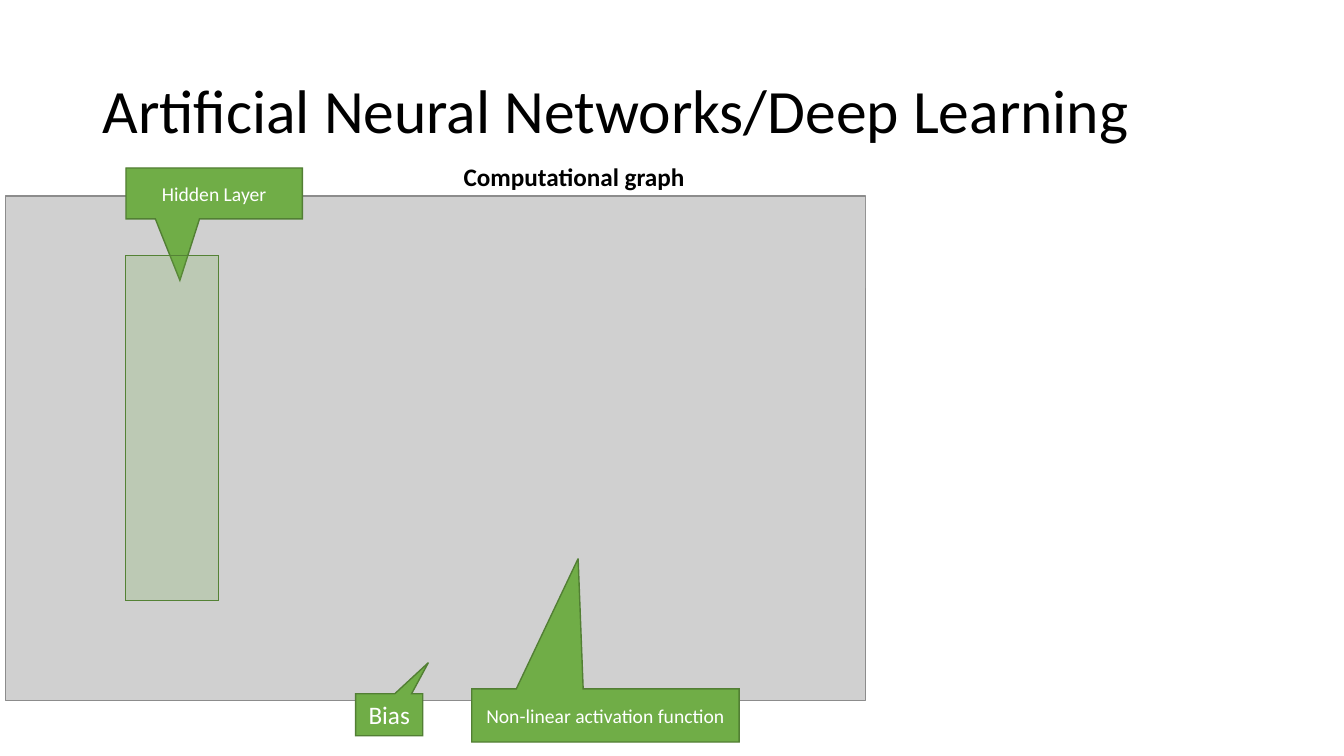
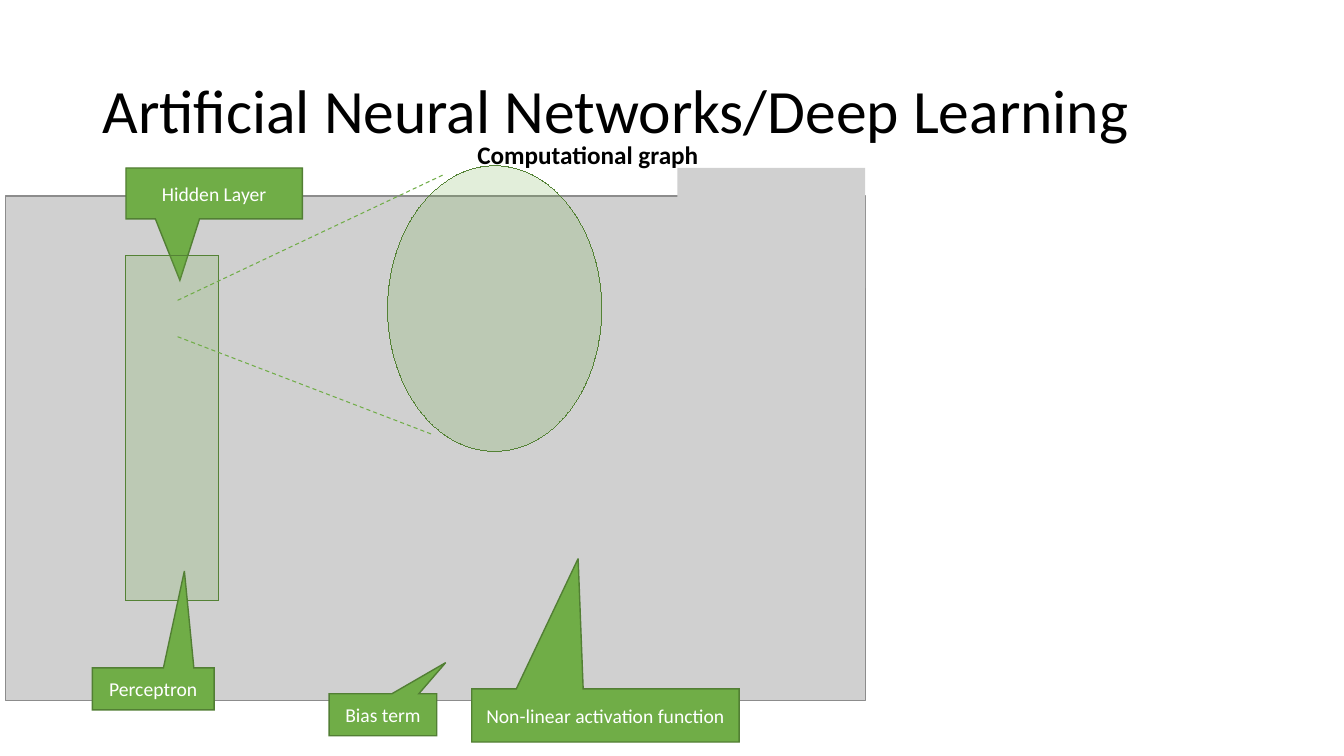
Before and after one commit to mhahsler/CS7320-AI, a slide deck: slide 28 of slides/19_ML_intro.pptx. Drawn at 1344x756 pixels with LibreOffice and Linux fonts; fonts in the diff are those of the drawing; grey boxes stand for pictures. Boxes give left, top, right and bottom in pixels: in the first picture for what was removed or moved away, otherwise in the second. Text is boxed around its words. In the diff, an @@ line names an element or a change of style, - is before the commit and + after.

```diff
--- a/slides/19_ML_intro.pptx
+++ b/slides/19_ML_intro.pptx
@@ text "Computational graph" moved from (x1=464, y1=168, x2=685, y2=191) to (x1=477, y1=146, x2=698, y2=170) @@
@@ line added from (177, 300) to (444, 174), #70AD47 0.75 pt dashed @@
@@ ellipse added at (x1=388, y1=165, x2=602, y2=451), fill #70AD47 at 20% opacity, outline #548235 0.75 pt @@
@@ picture resized from (x1=678, y1=198, x2=865, y2=288) to (x1=678, y1=168, x2=865, y2=288) @@
@@ line added from (177, 337) to (434, 436), #70AD47 0.75 pt dashed @@
@@ speech box added at (x1=93, y1=668, x2=215, y2=711), fill #70AD47, outline #538035 1 pt, 14 pt, text #FFFFFF @@
+Perceptron
@@ speech box "Bias term" resized from (x1=356, y1=694, x2=423, y2=736) to (x1=330, y1=694, x2=438, y2=736) @@
@@ text in speech box at (x1=345, y1=708, x2=421, y2=722): text changed; size 18 to 14 pt @@
-Bias
+Bias term
```
Also in this commit, not shown: 11 other slides changed, 1 slide added, 1 other file.
